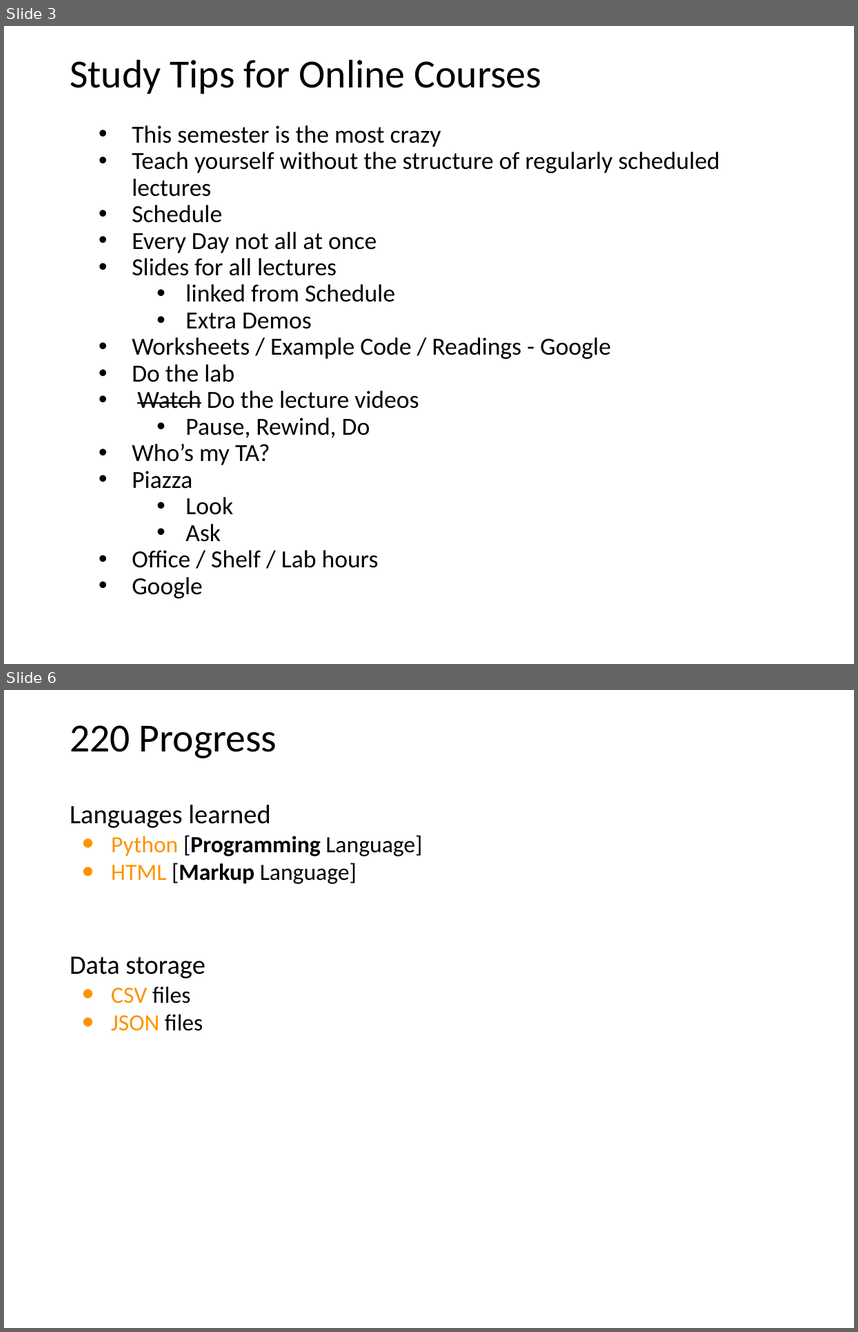
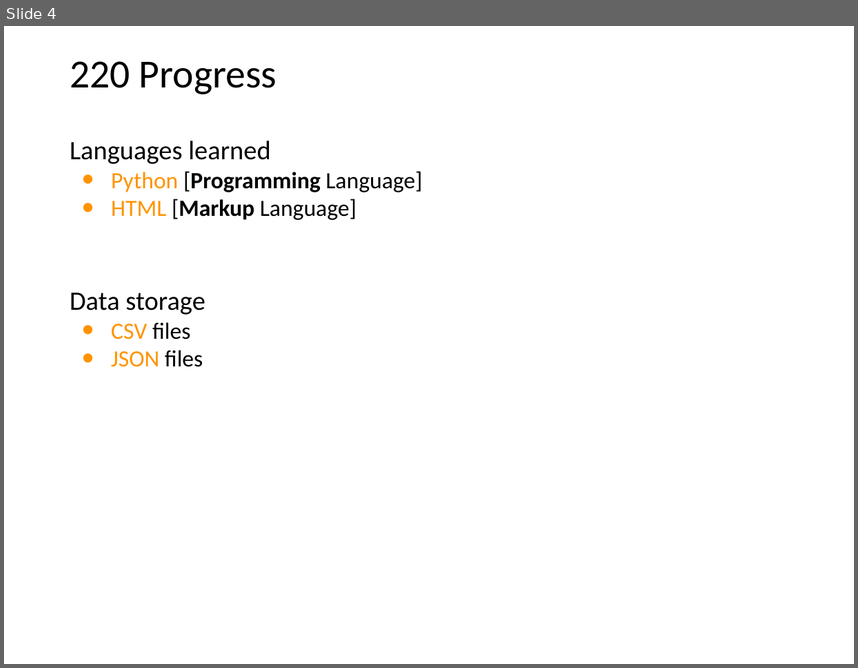
Before and after one commit to tylerharter/caraza-harter-com, a slide deck: tyler/meena/cs220/f20/materials/lec_33_F20.pptx. Shown one above the other, each under a label of ours: slides 3 and 6 before the commit, slide 4 after it; the slides between them are not shown. The pictures are 858x1332 and 858x668 pixels, drawn with LibreOffice and Linux fonts; fonts in the diff are those of the drawing. Boxes give left, top, right and bottom in pixels: in the first picture for what was removed or moved away, otherwise in the second. Text is boxed around its words. In the diff, an @@ line names an element or a change of style, - is before the commit and + after.

```diff
--- a/tyler/meena/cs220/f20/materials/lec_33_F20.pptx
+++ b/tyler/meena/cs220/f20/materials/lec_33_F20.pptx
@@ slide 3 removed at <box>4,26,854,664</box>, background #FFFFFF @@
@@ title removed at <box>70,60,542,94</box> @@
-Study Tips for Online Courses
@@ text removed at <box>132,125,720,598</box> @@
-  • This semester is the most crazy
-  • Teach yourself without the structure of regularly scheduled lectures
-  • Schedule
-  • Every Day not all at once
-  • Slides for all lectures
-      • linked from Schedule
-      • Extra Demos
-  • Worksheets / Example Code / Readings - Google
-  • Do the lab
-  • Watch Do the lecture videos
-      • Pause, Rewind, Do
-  • Who’s my TA?
-  • Piazza
-      • Look
-      • Ask
-  • Office / Shelf / Lab hours
-  • Google
@@ what was slide 6 is now slide 4 @@
```
Also in this commit, not shown: 6 slides changed, 3 slides added, 4 other slides removed.
